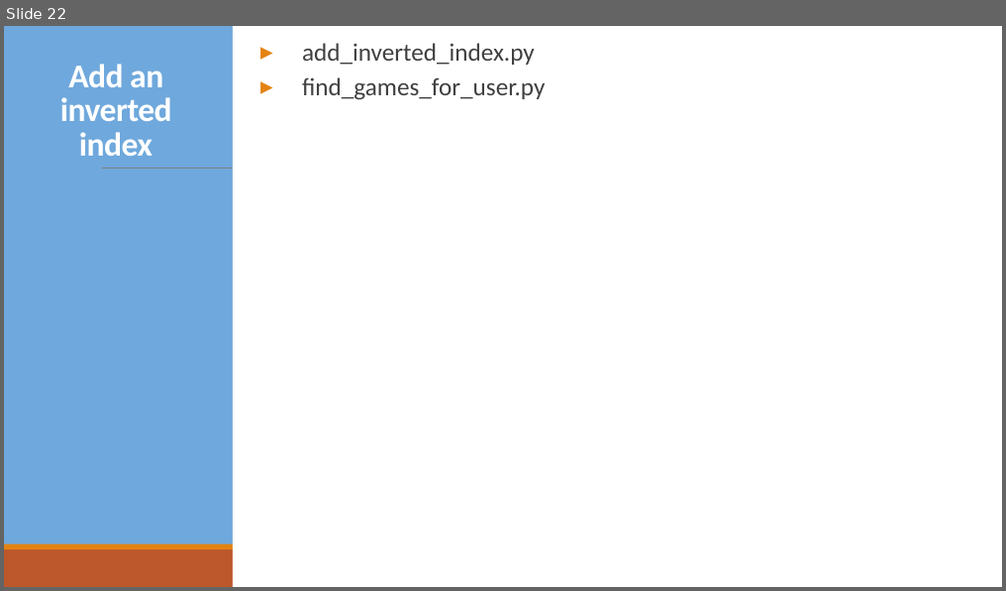
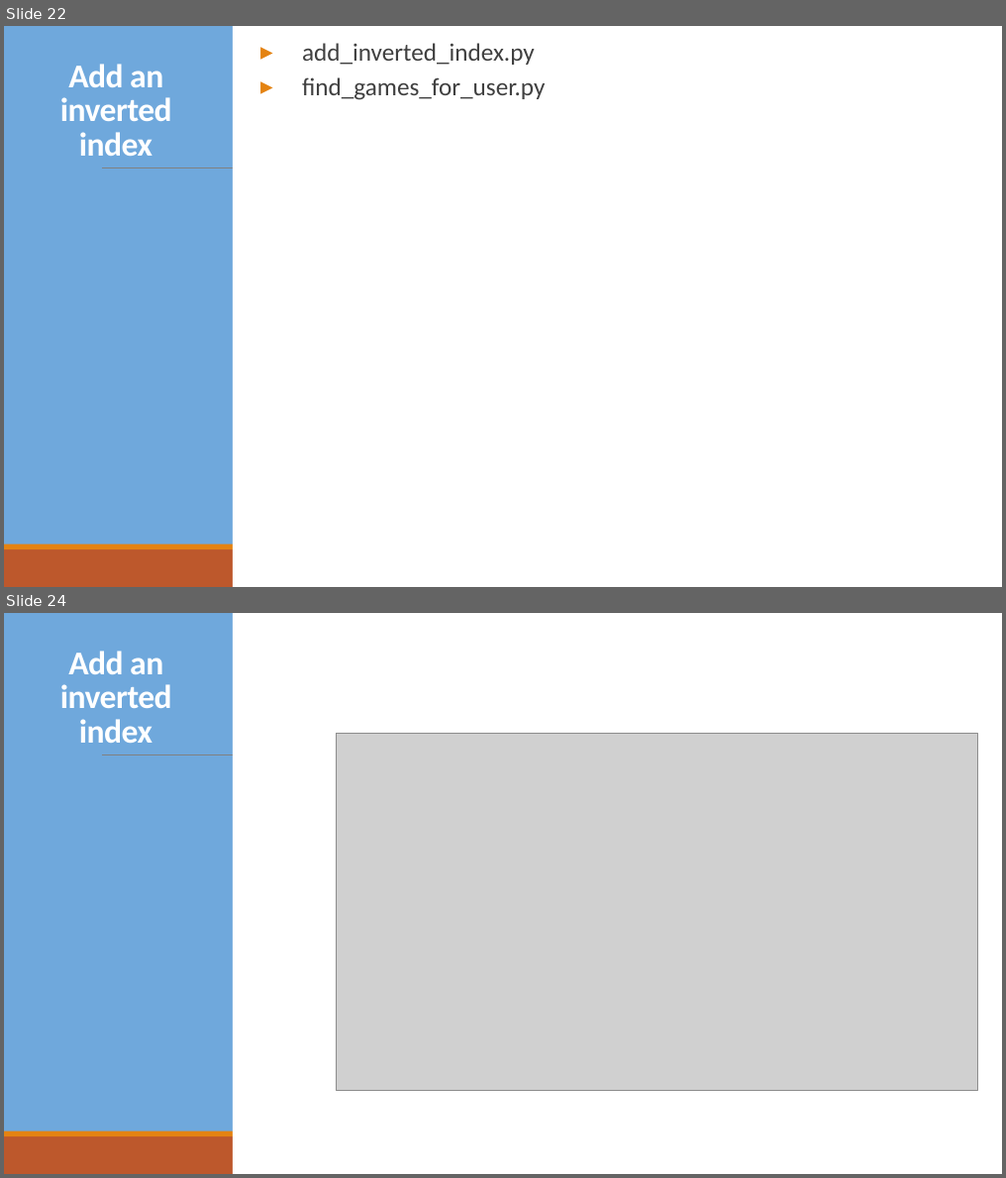
Before and after one commit to Phuc1995/AWS, a slide deck: IntroduceDynamoDB.pptx. Shown one above the other, each under a label of ours: slide 22 before the commit, slides 22 and 24 after it; the slides between them are not shown. The pictures are 1006x591 and 1006x1178 pixels, drawn with LibreOffice and Linux fonts; fonts in the diff are those of the drawing; grey boxes stand for pictures; background and template pictures are left out. Boxes give left, top, right and bottom in pixels: in the first picture for what was removed or moved away, otherwise in the second. Text is boxed around its words. In the diff, an @@ line names an element or a change of style, - is before the commit and + after.

```diff
--- a/IntroduceDynamoDB.pptx
+++ b/IntroduceDynamoDB.pptx
@@ slide 24 added at [4,613,1002,1174], background #6FA8DC; not listed: 4 template elements that a slide beside it also shows @@
@@ title added at [60,651,172,743], 32 pt, text #FFFFFF, bold @@
+Add an inverted index
@@ picture added at [337,733,977,1090] @@
```
Also in this commit, not shown: 2 other slides added, 26 other files.
